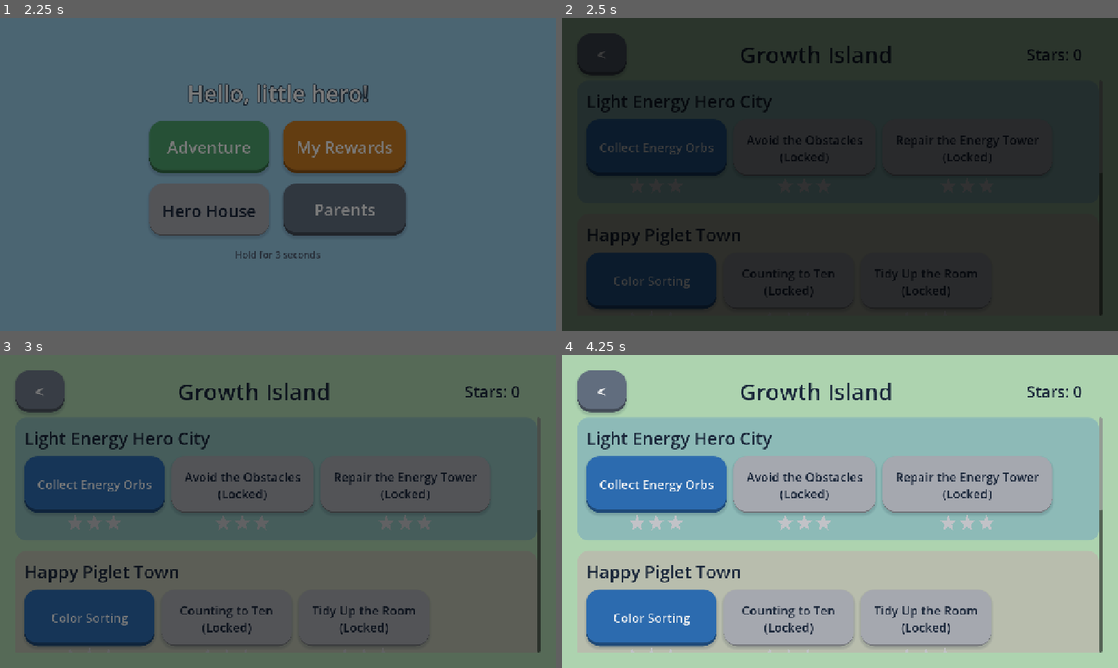
Above: before the commit, frames 1-4 (two rows, left to right).
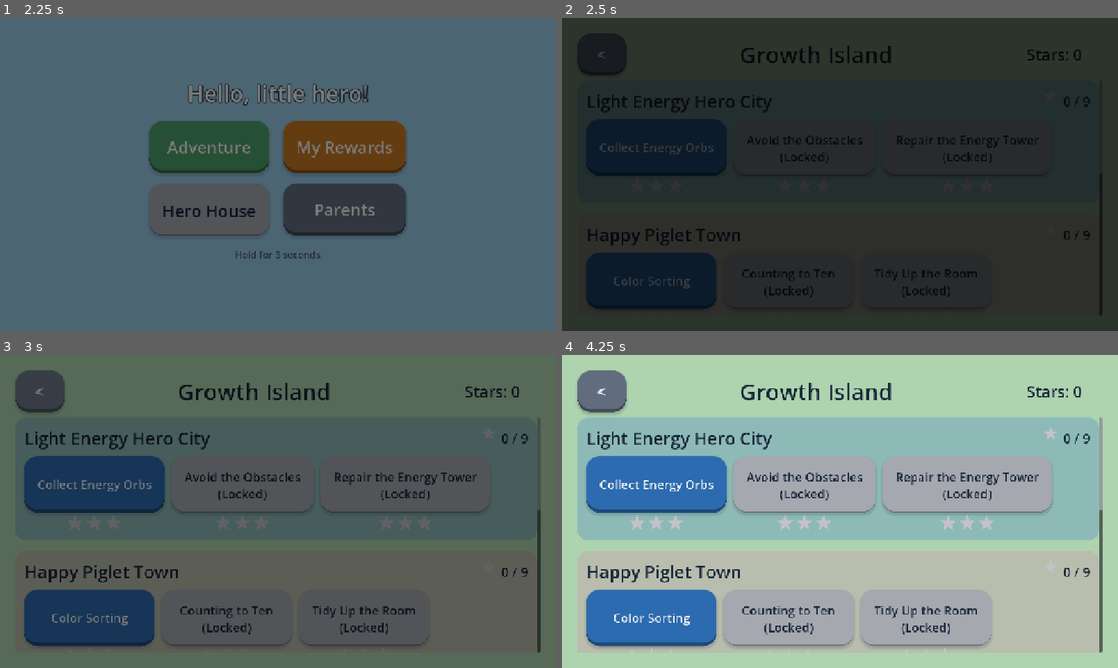
Above: after the commit, the same moments.

Repository: sangzhe-star1/herosIsland
Game: Godot game, scene res://scenes/boot/Boot.tscn
Same seed, same stepped clock (60 frames per second), same inputs: the game is played once before the commit and once after it. Sound files missing from this copy of the repository are replaced by a short silence.
Inputs (mouse positions are in pixels of both pictures, inside the frame that each line leads up to):
- Up to frame 1 (2.25 s): tap Enter at 0.5, 1.25 s; drag from (278, 174) to (333, 105) at 0.52 s; drag from (166, 190) to (250, 237) at 1.27 s; click "Adventure" at 2 s
- Up to frame 2 (2.5 s): no input
- Up to frame 3 (3 s): click "<" at 2.75 s
- Up to frame 4 (4.25 s): click "Adventure" at 3.5 s

Frame 1 is identical in both runs. In frame 2, less than 0.1% of the frame differs, in the area x 90-95%, y 25-71%; in frame 3, 0.1%; in frame 4, 0.2%, in the area x 86-95%, y 23-71%.

Commit message:
Wordless bins, per-world progress, coin count-up
Sorting levels are now playable end to end without reading. Bins carry
icons as well as words -- toys/books/clothes get a teddy, a book and a
shirt; hurt/hungry/cold get a bandage, a carrot and a blanket; and
safe/dangerous get a check and a warning triangle, two new abstract
icons. Previously the item was a picture but the bin was still a word,
which left the level half-readable and therefore still unplayable alone.

World map shows per-world star progress (earned / possible) rather than
only a global total, so a child can see which island still has something
left in it.

Result screen counts coins up one at a time instead of printing the
total. Watching a number climb is itself a reward at this age, and it
stretches the payoff across a couple of seconds rather than spending it
in a single frame. Three stars now also triggers a two-point confetti
burst that one or two stars do not, so the difference between "finished"
and "perfect" is something the child feels rather than counts.

Both respect reduce-motion: the count-up jumps straight to the total and
the confetti does not fire.

ASSETS.md section 4 rewritten -- it still described the word-only cards
as an outstanding problem after they had been fixed.

Diff:
--- a/data/levels.json
+++ b/data/levels.json
@@ -310,17 +310,20 @@
         {
           "id": "toys",
           "label_key": "bin.toys",
-          "color": "#c86ba8"
+          "color": "#c86ba8",
+          "icon": "teddy"
         },
         {
           "id": "books",
           "label_key": "bin.books",
-          "color": "#4f8fc0"
+          "color": "#4f8fc0",
+          "icon": "picture_book"
         },
         {
           "id": "clothes",
           "label_key": "bin.clothes",
-          "color": "#6aa86a"
+          "color": "#6aa86a",
+          "icon": "tshirt"
         }
       ],
       "items": [
@@ -465,12 +468,14 @@
         {
           "id": "safe",
           "label_key": "bin.safe",
-          "color": "#4f9e5c"
+          "color": "#4f9e5c",
+          "icon": "check"
         },
         {
           "id": "danger",
           "label_key": "bin.danger",
-          "color": "#d0483f"
+          "color": "#d0483f",
+          "icon": "warning"
         }
       ],
       "items": [
@@ -580,17 +585,20 @@
         {
           "id": "hurt",
           "label_key": "bin.hurt",
-          "color": "#d0483f"
+          "color": "#d0483f",
+          "icon": "bandage"
         },
         {
           "id": "hungry",
           "label_key": "bin.hungry",
-          "color": "#e0952f"
+          "color": "#e0952f",
+          "icon": "carrot"
         },
         {
           "id": "cold",
           "label_key": "bin.cold",
-          "color": "#4f8fc0"
+          "color": "#4f8fc0",
+          "icon": "blanket"
         }
       ],
       "items": [
--- a/scripts/minigames/item_sorting.gd
+++ b/scripts/minigames/item_sorting.gd
@@ -115,16 +115,30 @@
 			label_text = str(definition["label"])
 		elif definition.has("label_key"):
 			label_text = I18n.t(str(definition["label_key"]))
+		# A bin can carry an icon too, which is what lets a pre-reader tell
+		# "safe" from "dangerous" without decoding either word.
+		var bin_icon_name: String = str(definition.get("icon", ""))
+		var bin_icon: Control = null
+		if bin_icon_name != "":
+			bin_icon = IconLibrary.build(bin_icon_name, BIN_SIZE.x * 0.44)
+		if bin_icon != null:
+			bin_icon.position = Vector2(BIN_SIZE.x * 0.28, BIN_SIZE.y * 0.10)
+			bin.add_child(bin_icon)
+
 		if label_text != "":
 			var label := Label.new()
 			label.text = label_text
-			label.add_theme_font_size_override("font_size", 34)
+			label.add_theme_font_size_override("font_size", 30 if bin_icon != null else 34)
 			label.add_theme_color_override("font_color", Color.WHITE)
 			label.add_theme_color_override("font_outline_color", Color(0, 0, 0, 0.45))
 			label.add_theme_constant_override("outline_size", 6)
 			label.horizontal_alignment = HORIZONTAL_ALIGNMENT_CENTER
 			label.vertical_alignment = VERTICAL_ALIGNMENT_CENTER
-			label.set_anchors_preset(Control.PRESET_FULL_RECT)
+			if bin_icon != null:
+				label.position = Vector2(0, BIN_SIZE.y * 0.62)
+				label.size = Vector2(BIN_SIZE.x, BIN_SIZE.y * 0.30)
+			else:
+				label.set_anchors_preset(Control.PRESET_FULL_RECT)
 			label.mouse_filter = Control.MOUSE_FILTER_IGNORE
 			bin.add_child(label)
 
--- a/scripts/ui/icon_library.gd
+++ b/scripts/ui/icon_library.gd
@@ -36,6 +36,8 @@
 		"hat", "knife", "matches", "scissors", "medicine", "socket", "crayon",
 		"pillow", "bandage", "plaster", "berries", "fish", "carrot", "blanket",
 		"scarf",
+		# abstract, used on bins rather than items
+		"check", "warning",
 	]
 
 
@@ -193,6 +195,17 @@
 			for i in range(3):
 				var x: float = s * (0.05 + 0.05 * float(i))
 				_rect(p, c + Vector2(x, s * 0.34), Vector2(s * 0.03, s * 0.10), Color(0.72, 0.26, 0.32))
+		"check":
+			_poly(p, PackedVector2Array([
+				c + Vector2(-s * 0.30, -s * 0.02), c + Vector2(-s * 0.14, -s * 0.18),
+				c + Vector2(-s * 0.04, s * 0.04), c + Vector2(s * 0.26, -s * 0.28),
+				c + Vector2(s * 0.36, -s * 0.12), c + Vector2(-s * 0.04, s * 0.30),
+			]), Color(0.98, 0.99, 0.98))
+		"warning":
+			_tri(p, c + Vector2(0, -s * 0.32), c + Vector2(s * 0.36, s * 0.26),
+				c + Vector2(-s * 0.36, s * 0.26), Color(0.99, 0.86, 0.30))
+			_rect(p, c + Vector2(0, -s * 0.02), Vector2(s * 0.08, s * 0.24), Color(0.22, 0.18, 0.10))
+			_circle(p, c + Vector2(0, s * 0.17), s * 0.05, Color(0.22, 0.18, 0.10))
 		_:
 			return false
 	return true
--- a/scripts/ui/result_screen.gd
+++ b/scripts/ui/result_screen.gd
@@ -32,11 +32,10 @@
 	box.add_child(praise)
 
 	if RewardManager.last_coins_earned > 0:
-		var coins := UiKit.title(
-			I18n.t("result.coins") % RewardManager.last_coins_earned, 34
-		)
+		var coins := UiKit.title(I18n.t("result.coins") % 0, 34)
 		coins.add_theme_color_override("font_color", Palette.STAR_ON)
 		box.add_child(coins)
+		_count_up(coins, RewardManager.last_coins_earned)
 
 	if RewardManager.last_new_badge != "":
 		var badge := UiKit.title(
@@ -61,6 +60,32 @@
 
 	AudioManager.play_sfx("res://assets/audio/level_complete.ogg")
 
+	# A full three stars earns a proper celebration; one or two do not. The
+	# child should be able to feel the difference without counting.
+	if stars >= 3:
+		await get_tree().create_timer(1.4).timeout
+		if is_instance_valid(self):
+			Juice.burst(self, Vector2(420, 320), 30)
+			Juice.burst(self, Vector2(860, 320), 30)
+
+
+## Coins tick up rather than appearing. Watching a number climb is a reward in
+## itself at this age, and it stretches the payoff over a couple of seconds
+## instead of spending it in one frame.
+func _count_up(label: Label, total: int) -> void:
+	if not Juice.motion_enabled():
+		label.text = I18n.t("result.coins") % total
+		return
+	var shown := 0
+	var step: float = maxf(0.04, 0.9 / float(maxi(total, 1)))
+	while shown < total:
+		await get_tree().create_timer(step).timeout
+		if not is_instance_valid(label):
+			return
+		shown += 1
+		label.text = I18n.t("result.coins") % shown
+		AudioManager.play_sfx("res://assets/audio/coin.ogg")
+
 
 ## Stars pop in one at a time. The pause between them is the reward.
 func _animate_stars(row: HBoxContainer, stars: int) -> void:
--- a/scripts/ui/world_map.gd
+++ b/scripts/ui/world_map.gd
@@ -48,9 +48,28 @@
 	box.add_theme_constant_override("separation", 14)
 	panel.add_child(box)
 
+	# Header: world name, and how many of this world's stars are collected.
+	# Per-world progress rather than one global total, so a child can see which
+	# island still has something left in it.
+	var header := HBoxContainer.new()
+	header.add_theme_constant_override("separation", 12)
+
 	var name_label := UiKit.title(I18n.t(world.get("name_key", "")), 40)
 	name_label.horizontal_alignment = HORIZONTAL_ALIGNMENT_LEFT
-	box.add_child(name_label)
+	name_label.size_flags_horizontal = Control.SIZE_EXPAND_FILL
+	header.add_child(name_label)
+
+	var world_levels: Array = GameData.get_levels_for_world(world.get("id", ""))
+	var earned := 0
+	for level in world_levels:
+		earned += int(SaveManager.get_level_progress(level.get("id", "")).get("stars", 0))
+	var possible: int = world_levels.size() * 3
+
+	header.add_child(UiKit.star(earned > 0, 34))
+	var tally := UiKit.title("%d / %d" % [earned, possible], 30)
+	tally.vertical_alignment = VERTICAL_ALIGNMENT_CENTER
+	header.add_child(tally)
+	box.add_child(header)
 
 	var row := HFlowContainer.new()
 	row.add_theme_constant_override("h_separation", 16)
Not shown, changed: ASSETS.md
